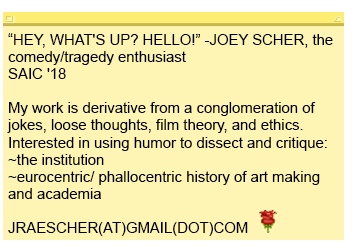
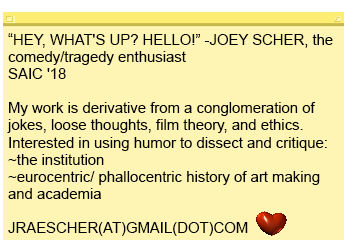
The second 354 x 250 image is a revision of the first. Changes to its layers:
renamed "Layer 2" to "Layer 3", painted on it over left=256, top=210, right=287, bottom=236
